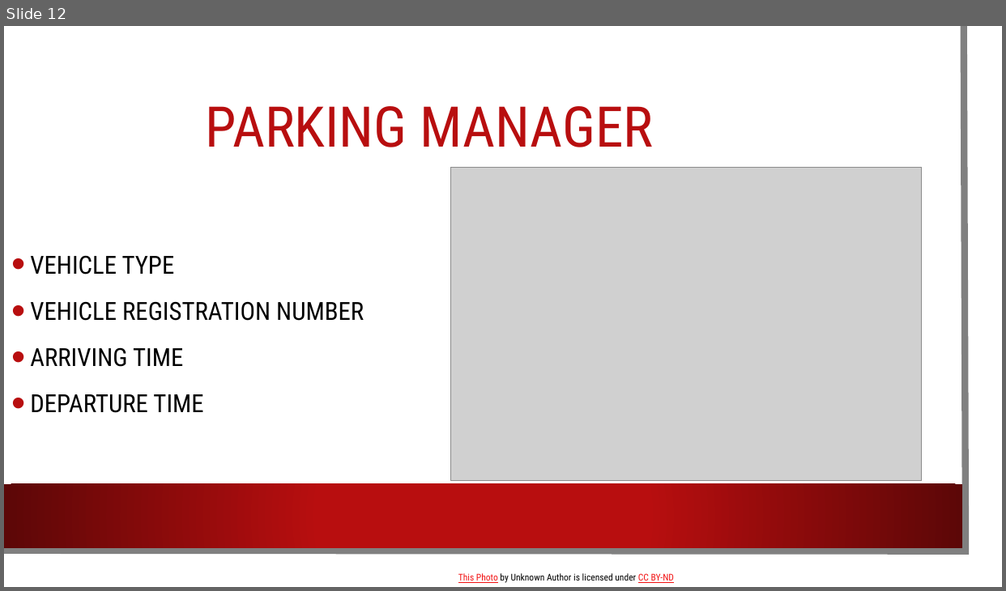
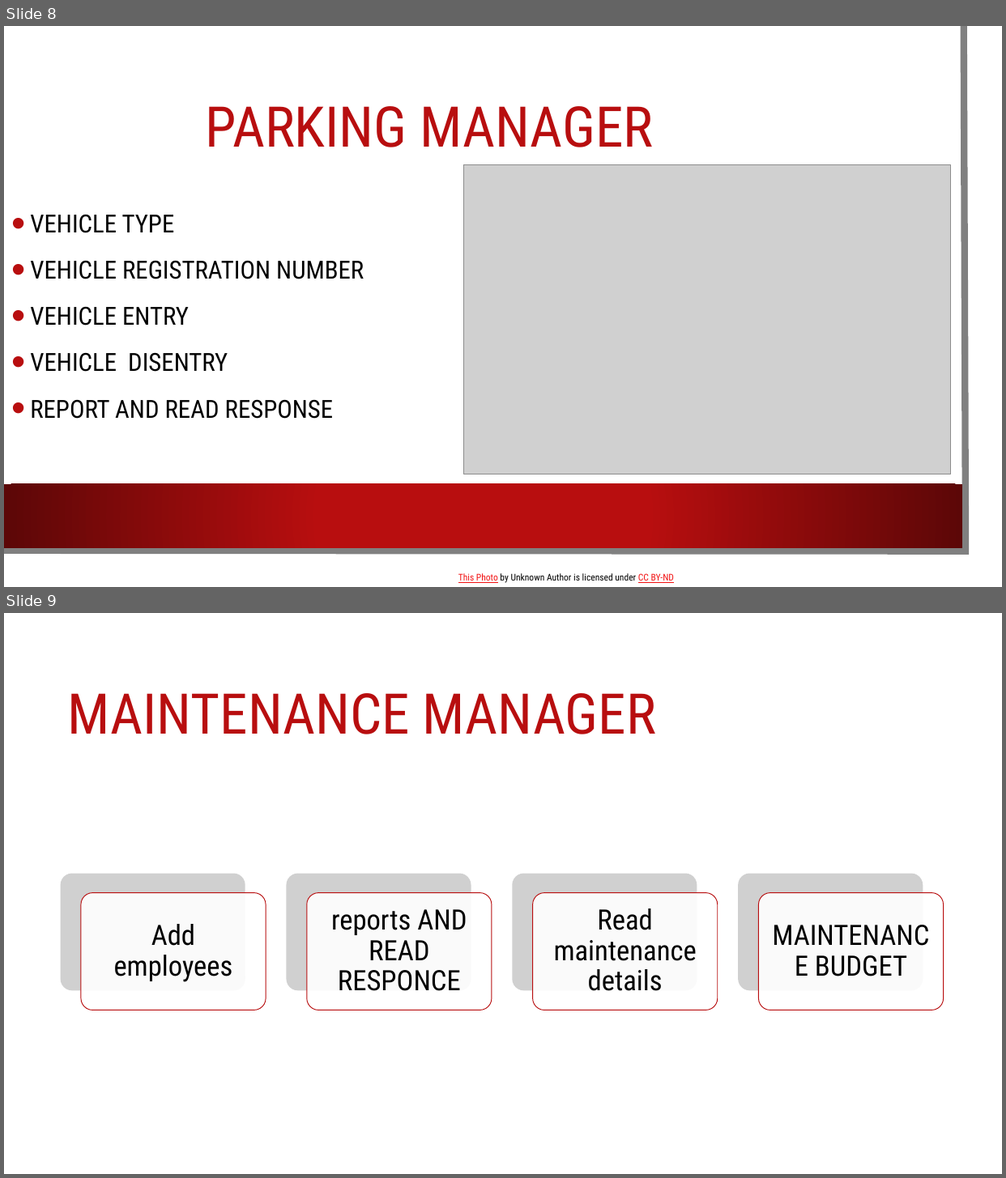
Before and after one commit to SyedKifayat1/OppFinalProject, a slide deck: Opp Project.pptx. Shown one above the other, each under a label of ours: slide 12 before the commit, slides 8 and 9 after it. The pictures are 1006x591 and 1006x1178 pixels, drawn with LibreOffice and Linux fonts; fonts in the diff are those of the drawing; grey boxes stand for pictures; background and template pictures are left out. Boxes give left, top, right and bottom in pixels: in the first picture for what was removed or moved away, otherwise in the second. Text is boxed around its words. In the diff, an @@ line names an element or a change of style, - is before the commit and + after.

```diff
--- a/Opp Project.pptx
+++ b/Opp Project.pptx
@@ slide 9 added at bbox=[4, 613, 1002, 1174], background picture (left out); not listed: 3 template elements that a slide beside it also shows @@
@@ rectangle added at bbox=[4, 613, 1002, 1174], fill #FFFFFF @@
@@ title added at bbox=[68, 693, 656, 735], 54 pt, text #B80E0F @@
+MAINTENANCE MANAGER
@@ group added at bbox=[60, 874, 944, 1011]: 4 pictures, 4 rounded rectangles, 4 texts @@
+Add employees
+reports AND READ RESPONCE
+Read maintenance details
+MAINTENANCE BUDGET
@@ what was slide 12 is now slide 8 @@
@@ slide 8 changed as well @@
@@ picture: place and size @@
-picture at bbox=[451, 168, 922, 482]
+picture at bbox=[463, 165, 950, 475]
@@ text at bbox=[30, 306, 334, 419]: text changed @@
-• ARRIVING TIME
-• DEPARTURE TIME
+• VEHICLE ENTRY
+• VEHICLE DISENTRY
+• REPORT AND READ RESPONSE
```
Also in this commit, not shown: 8 other slides changed, 3 other slides added, 5 slides removed, 45 other files.
